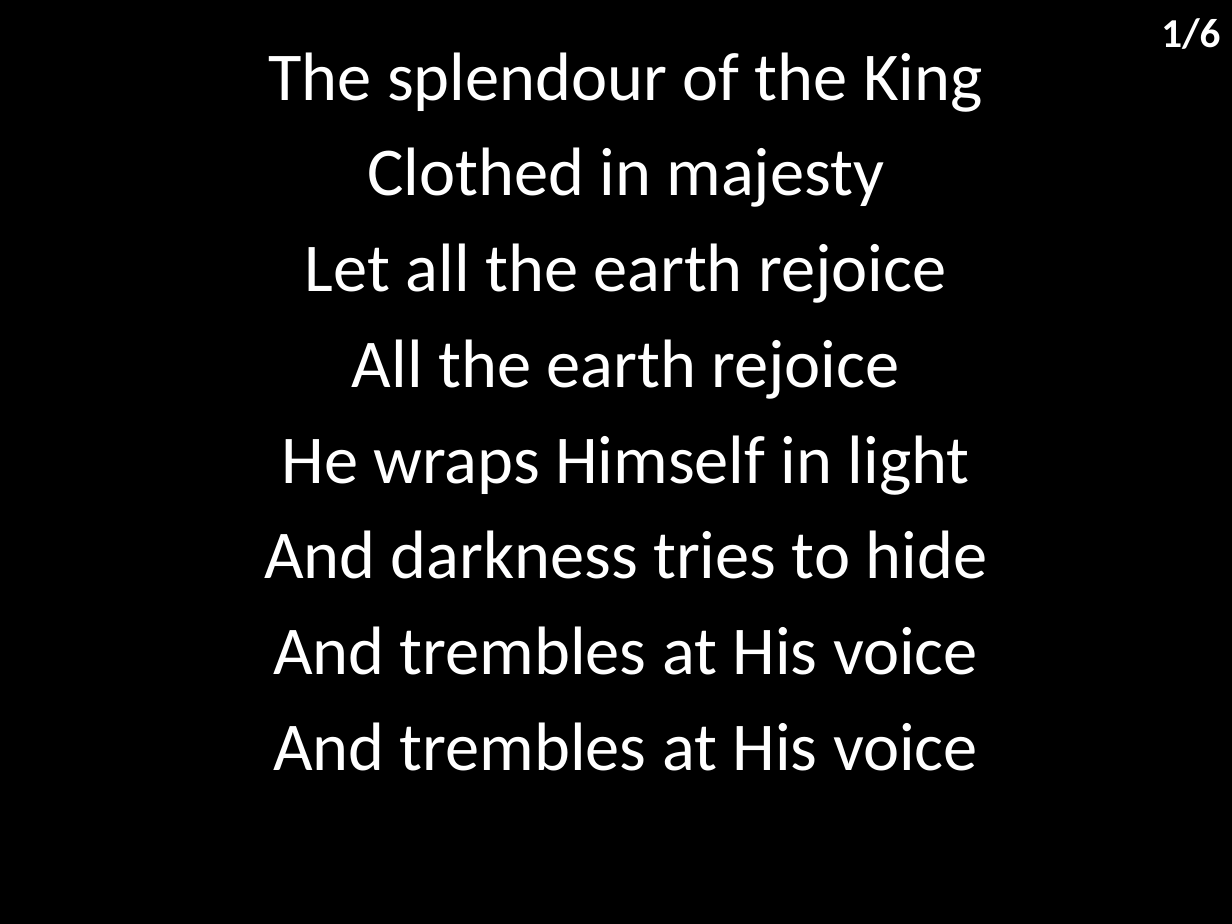
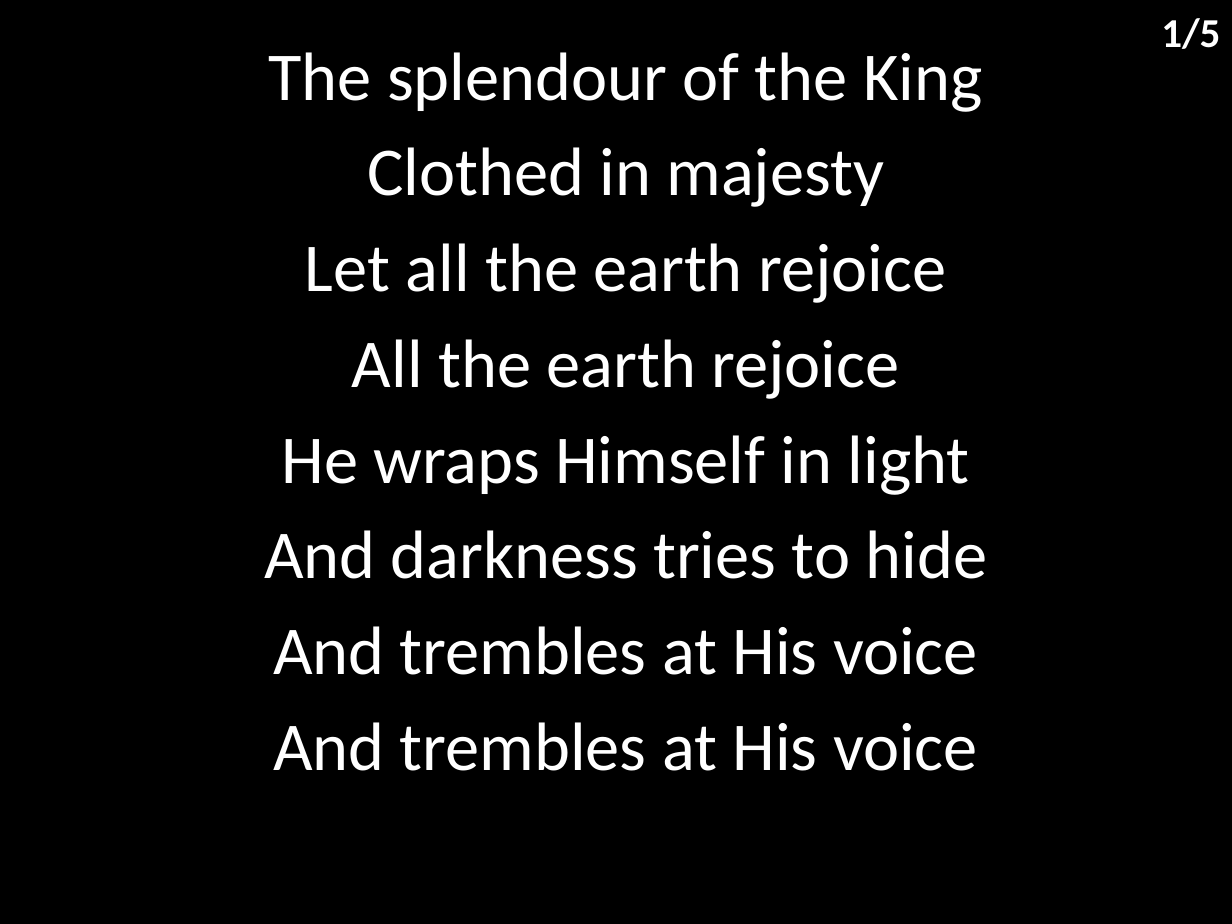
Before and after one commit to hoo-are-ya/worship, a slide deck: slide 2 of docs/songs/how great is our god.pptx. Drawn at 1232x924 pixels with LibreOffice and Linux fonts; fonts in the diff are those of the drawing. Boxes give left, top, right and bottom in pixels: in the first picture for what was removed or moved away, otherwise in the second. Text is boxed around its words. In the diff, an @@ line names an element or a change of style, - is before the commit and + after.

```diff
--- a/docs/songs/how great is our god.pptx
+++ b/docs/songs/how great is our god.pptx
@@ text at (x1=1161, y1=18, x2=1220, y2=49): text changed @@
-1/6
+1/5
```
Also in this commit, not shown: 4 other slides changed, 7 other files.
